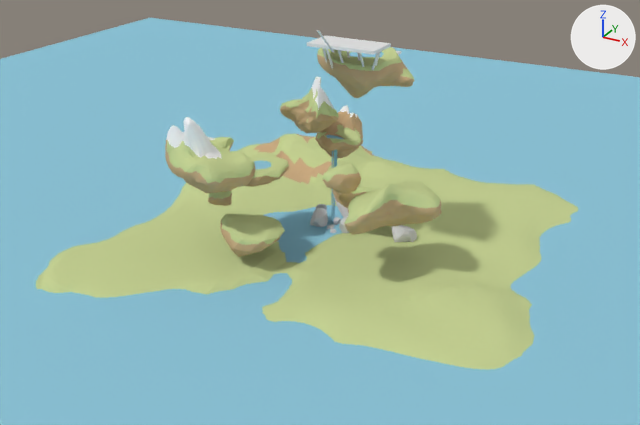
One commit to the Blender file Assets/Standard Assets/Assets/floatingIsland 2.blend: the scene before it, then after it.
Camera for both pictures: a 50 mm camera at (401.0, -805.0, 341.0) aimed at (1.0, -80.0, -22.0). Arrows for +X, +Y and +Z are at upper right; the lights stay in place.
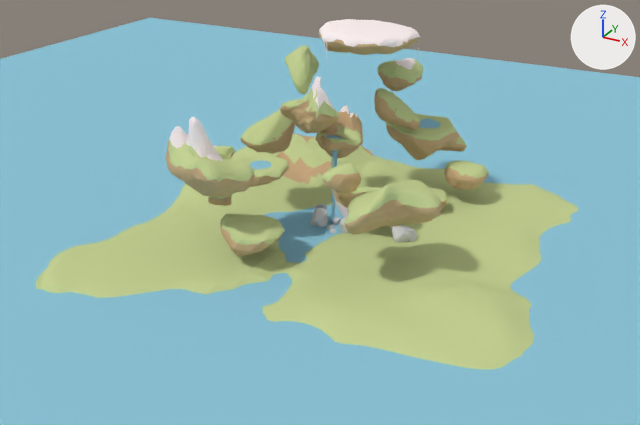
Diff of the bpy script that builds the scene:
```diff
--- a/Assets/Standard Assets/Assets/floatingIsland 2.blend.py
+++ b/Assets/Standard Assets/Assets/floatingIsland 2.blend.py
@@ mat_material_005 @@
 mat_material_005 = diffuse_material('Material.005')
-mat_material_005.base_color = (1.0, 1.0, 1.0)  # white #ffffff
+mat_material_005.base_color = (1.0, 0.883, 0.883)  # white #fff1f1
@@ ob_cylinder @@
-ob_cylinder = bpy.data.objects.new('Cylinder', me_cylinder_001)
@@ ob_cube_002 @@
-ob_cube_002 = bpy.data.objects.new('Cube.002', me_cube_002)
@@ ob_icosphere_007 @@
 ob_icosphere_007 = bpy.data.objects.new('Icosphere.007', me_icosphere_009)
-ob_icosphere_007.location = (-67.1, -163.8, 47.9)
-ob_icosphere_007.rotation_euler = (0.0, 0.0, 2.96)  # degrees (0, 0, 170)
+ob_icosphere_007.location = (-67.1, -163.8, 43.7)
+ob_icosphere_007.rotation_euler = (0.185, 0.0338, 2.963)  # degrees (11, 1.9, 170)
 ob_icosphere_007.scale = (30.7, 30.7, 30.7)
@@ ob_icosphere_009 @@
 ob_icosphere_009 = bpy.data.objects.new('Icosphere.009', me_icosphere_011)
-ob_icosphere_009.location = (34.1, -63.2, 134.9)
+ob_icosphere_009.location = (34.1, 98.4, 19.6)
 ob_icosphere_009.scale = (30.7, 30.7, 30.7)
@@ ob_plane_004 @@
 ob_plane_004 = bpy.data.objects.new('Plane.004', me_plane_002)
-ob_plane_004.location = (38.1, -54.5, 140.0)
+ob_plane_004.location = (38.1, 107.2, 24.7)
 ob_plane_004.rotation_euler = (-0.000178, -0.000382, -0.000246)  # degrees (0, 0, -0)
@@ ob_cube_005 @@
-ob_cube_005 = bpy.data.objects.new('Cube.005', me_cube_005)
@@ ob_cube_007 @@
-ob_cube_007 = bpy.data.objects.new('Cube.007', me_cube_008)
@@ ob_cylinder_001 @@
-ob_cylinder_001 = bpy.data.objects.new('Cylinder.001', me_cylinder_002)
@@ ob_cylinder_002 @@
-ob_cylinder_002 = bpy.data.objects.new('Cylinder.002', me_cylinder_003)
@@ ob_cylinder_003 @@
-ob_cylinder_003 = bpy.data.objects.new('Cylinder.003', me_cylinder_004)
@@ ob_cylinder_004 @@
-ob_cylinder_004 = bpy.data.objects.new('Cylinder.004', me_cylinder_005)
@@ ob_cylinder_005 @@
-ob_cylinder_005 = bpy.data.objects.new('Cylinder.005', me_cylinder_006)
@@ ob_cylinder_006 @@
-ob_cylinder_006 = bpy.data.objects.new('Cylinder.006', me_cylinder_007)
@@ ob_cylinder_007 @@
-ob_cylinder_007 = bpy.data.objects.new('Cylinder.007', me_cylinder_008)
@@ ob_cylinder_008 @@
-ob_cylinder_008 = bpy.data.objects.new('Cylinder.008', me_cylinder_010)
@@ ob_cylinder_009 @@
-ob_cylinder_009 = bpy.data.objects.new('Cylinder.009', me_cylinder_011)
@@ ob_icosphere_016 @@
+ob_icosphere_016 = bpy.data.objects.new('Icosphere.016', me_icosphere_016)  # 642 vertices, 1280 faces; spans x -0.89..0.71, y -1.76..1.04, z -1.42..1.41; in mat_material_013 (beige #ccad84), mat_material (its picture is missing)
+ob_icosphere_016.location = (14.8, 59.0, 51.1)
+ob_icosphere_016.rotation_euler = (-3.079, -0.462, -0.892)  # degrees (-176, -26, -51)
+ob_icosphere_016.scale = (17.9, 17.9, 17.9)
@@ ob_cone_006 @@
+ob_cone_006 = bpy.data.objects.new('Cone.006', me_cone_006)  # 33 vertices, 33 faces; spans x -0.1..0.15, y -0.05..0.07, z -1.09..2.69; in mat_material_011 (white #fff1f1)
+ob_cone_006.location = (-32.2, -3.2, 127.9)
+ob_cone_006.rotation_euler = (-0.0184, -3.179, -0.525)  # degrees (-1.1, -182, -30)
+ob_cone_006.scale = (7.05, 7.05, 7.05)
@@ ob_cone_005 @@
+ob_cone_005 = bpy.data.objects.new('Cone.005', me_cone_005)  # 33 vertices, 33 faces; spans x -0.1..0.11, y -0.05..0.07, z -1.09..0.85; in mat_material_010 (white #fff1f1)
+ob_cone_005.location = (-35.2, -2.2, 127.9)
+ob_cone_005.rotation_euler = (-0.0244, -3.176, -0.669)  # degrees (-1.4, -182, -38)
+ob_cone_005.scale = (7.05, 7.05, 7.05)
@@ ob_icosphere_015 @@
+ob_icosphere_015 = bpy.data.objects.new('Icosphere.015', me_icosphere_015)  # 642 vertices, 1280 faces; spans x -0.13..4.47, y -0.35..2.43, z -1.24..1.51; in mat_material_003 (green #c7d395), mat_material_001 (its picture is missing)
+ob_icosphere_015.location = (-64.0, 28.9, 111.2)
+ob_icosphere_015.rotation_euler = (-3.085, 0.249, -1.144)  # degrees (-177, 14, -66)
+ob_icosphere_015.scale = (13.5, 13.5, 13.5)
@@ ob_icosphere_014 @@
+ob_icosphere_014 = bpy.data.objects.new('Icosphere.014', me_icosphere_014)  # 642 vertices, 1280 faces; spans x -1.08..1.33, y -1.1..1.93, z -1.0..0.95; in mat_material_001 (its picture is missing), mat_material (its picture is missing), mat_material_005 (its picture is missing)
+ob_icosphere_014.location = (1.3, 103.5, 77.2)
+ob_icosphere_014.scale = (18.4, 18.4, 18.4)
@@ ob_icosphere_013 @@
+ob_icosphere_013 = bpy.data.objects.new('Icosphere.013', me_icosphere_013)  # 642 vertices, 1280 faces; spans x -0.95..0.91, y -1.03..0.97, z -0.61..0.51; in mat_material_001 (its picture is missing), mat_material (its picture is missing)
+ob_icosphere_013.location = (96.3, 89.8, -19.0)
+ob_icosphere_013.scale = (25.4, 25.4, 25.4)
@@ ob_icosphere_012 @@
+ob_icosphere_012 = bpy.data.objects.new('Icosphere.012', me_icosphere_012)  # 642 vertices, 1280 faces; spans x -0.79..0.9, y -1.59..1.13, z -0.96..0.97; in mat_material_001 (its picture is missing), mat_material (its picture is missing)
+ob_icosphere_012.location = (-89.5, -22.1, 31.7)
+ob_icosphere_012.rotation_euler = (0.0, 0.0, -0.362)  # degrees (0, 0, -21)
+ob_icosphere_012.scale = (25.8, 25.8, 25.8)
@@ ob_icosphere_011 @@
+ob_icosphere_011 = bpy.data.objects.new('Icosphere.011', me_icosphere_005)  # 642 vertices, 1280 faces; spans x -0.97..1.0, y -0.99..0.98, z -0.76..0.35; in mat_material_001 (its picture is missing), mat_material (its picture is missing)
+ob_icosphere_011.location = (74.2, 43.5, -35.5)
+ob_icosphere_011.scale = (18.4, 18.4, 18.4)
@@ ob_icosphere_010 @@
+ob_icosphere_010 = bpy.data.objects.new('Icosphere.010', me_icosphere_002)  # 642 vertices, 1280 faces; spans x -2.91..2.96, y -3.12..2.96, z -0.62..1.2; in mat_material_001 (its picture is missing), mat_material_005 (its picture is missing)
+ob_icosphere_010.location = (-7.6, 45.0, 125.5)
+ob_icosphere_010.rotation_euler = (0.0, -0.0846, 0.0)  # degrees (0, -4.8, 0)
+ob_icosphere_010.scale = (18.4, 18.4, 18.4)
```

Location of each change, [x1, y1, x2, y2] in pixels of the pictures (640 x 425 px):
'Icosphere.007', recoloured, moved, turned: before [165, 117, 255, 193]; after [166, 117, 255, 196]
'Icosphere.009', moved: before [317, 47, 414, 98]; after [386, 114, 467, 160]
'Icosphere.010', added: after [319, 19, 420, 55]
'Icosphere.012', added: after [240, 110, 295, 154]
'Icosphere.016', added: after [374, 88, 420, 130]
'Icosphere.014', added: after [377, 58, 423, 91]
'Icosphere.015', added (green): after [285, 45, 319, 94]
'Icosphere.013', added: after [444, 161, 489, 190]
'Cube.002', deleted: before [307, 36, 391, 55]
'Plane.004', moved: before [350, 52, 384, 57]; after [419, 118, 441, 128]
'Icosphere.011', added: after [430, 188, 447, 209]
'Cylinder.006', deleted: before [317, 30, 334, 52]
'Cylinder.001', deleted: before [325, 48, 333, 68]
'Cylinder.002', deleted: before [372, 53, 379, 70]
'Cylinder.008', deleted: before [359, 53, 365, 67]
'Cylinder.004', deleted: before [322, 48, 327, 63]
'Cylinder.005', deleted: before [338, 50, 344, 63]
'Cylinder.009', deleted: before [375, 52, 380, 66]
'Cube.005', deleted: before [396, 51, 402, 55]
'Cylinder.007', deleted: before [347, 51, 350, 58]
'Cylinder.003', deleted: before [357, 53, 360, 61]
